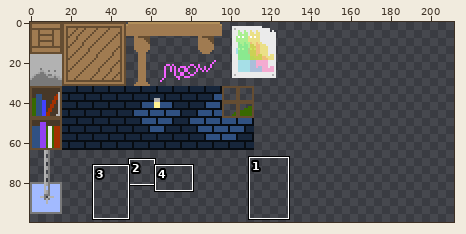
Sprite sheet, stored at assets/sprites/tileset.png. The picture above shows the old version from afar; the outline marks the close-up.
Close-up. First the earlier version:
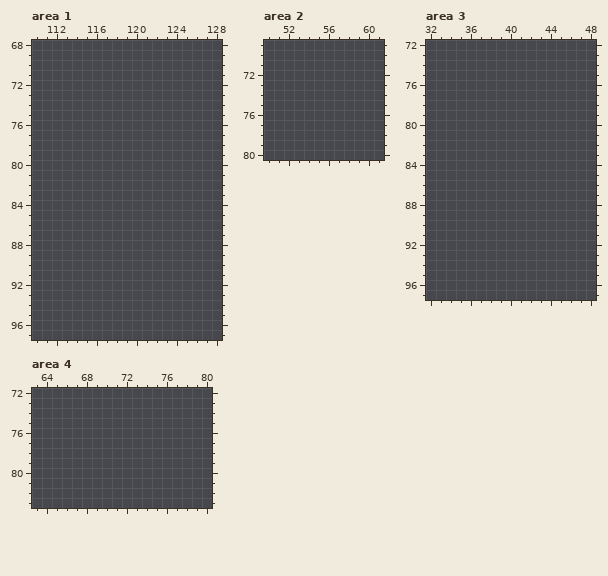
The file is 256x256 pixels. Colours within 5 levels of each other are drawn and written as one. Shown: area 1: x 110..128, y 68..97; area 2: x 50..61, y 69..80; area 3: x 32..48, y 72..97; area 4: x 63..80, y 72..83. The wide view leaves out empty margins. The commit also changed other parts of the picture, which this record leaves out.
The same view after the edit:
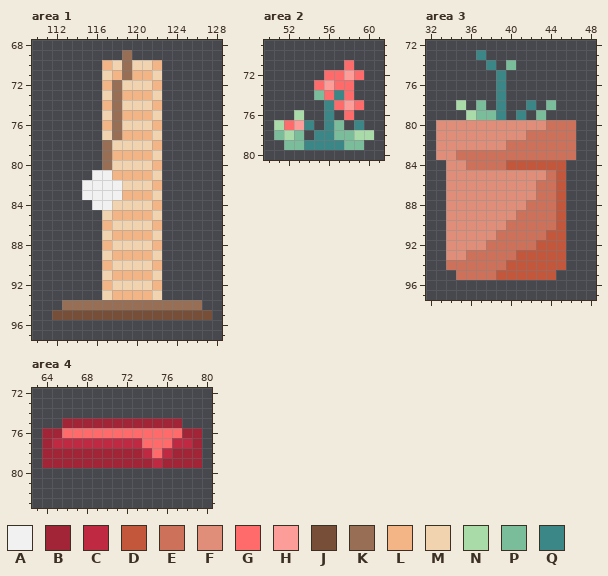
Palette (. is transparent): A #f1f1f1  B #a22437  C #c02942  D #c2573c  E #ce715a  F #e08e79  G #ff6b6b  H #fc9d9a  J #774f38  K #986e55  L #f3b486  M #f1d4af  N #a8dba8  P #79bd9a  Q #3b8686
Diff:
Changed rows in their new state; - is an unchanged pixel.
Area 1:
first column x 112:
69 -------K--------
70 -----LMKMML-----
71 -----MLKLLM-----
72 -----LKMMML-----
73 -----MKLLLM-----
74 -----LKMMML-----
75 -----MKLLLM-----
76 -----LKMMML-----
77 -----MKLLLM-----
78 -----KMMMML-----
79 -----KLLLLM-----
80 -----KMMMML-----
81 ----AALLLLM-----
82 ---AAAAMMML-----
83 ---AAAALLLM-----
84 ----AAMMMML-----
85 -----MLLLLM-----
86 -----LMMMML-----
87 -----MLLLLM-----
88 -----LMMMML-----
89 -----MLLLLM-----
90 -----LMMMML-----
91 -----MLLLLM-----
92 -----LMMMML-----
93 -----MLLLLM-----
94 -KKKKKKKKKKKKKK-
95 JJJJJJJJJJJJJJJJ
Area 2:
first column x 51:
71 -------G--
72 -----GGHG-
73 ----GHGG--
74 ----PGQG--
75 -----QGHG-
76 --N--Q-G--
77 NGHQ-QP-Q-
78 PNP-QQPPNN
79 -PPQQQQPP-
Area 3:
first column x 33:
73 ----Q---------
74 -----Q-P------
75 ------Q-------
76 ------Q-------
77 ------Q-------
78 --N-P-Q--Q-P--
79 ---NPPQ-Q-P---
80 FFFFFFFFFFFEEE
81 FFFFFFFFFEEEEE
82 FFFFFFFEEEEEEE
83 FFEEEEEEEEEEEE
84 -FFEEEEDDDDDD-
85 -FFFFFFFFFFED-
86 -FFFFFFFFFEED-
87 -FFFFFFFFFEED-
88 -FFFFFFFFEEED-
89 -FFFFFFFEEEED-
90 -FFFFFFEEEEED-
91 -FFFFFEEEEEDD-
92 -FFFFEEEEEDDD-
93 -FFEEEEEDDDDD-
94 -EEEEEEDDDDDD-
95 --EEEEDDDDDD--
Area 4:
first column x 64:
75 --BBBBBBBBBBBB--
76 BBGGGGGGGGGGGGBB
77 BCCCCCCCCCGGGCCB
78 BBBBBBBBBBCGCBBB
79 BBBBBBBBBBBCBBBB
Pixel boxes of the changes (left, top, right, bottom) in both close-ups:
added: (52, 50, 212, 320)
added: (274, 60, 374, 150)
added: (436, 50, 576, 280)
added: (42, 418, 202, 468)
